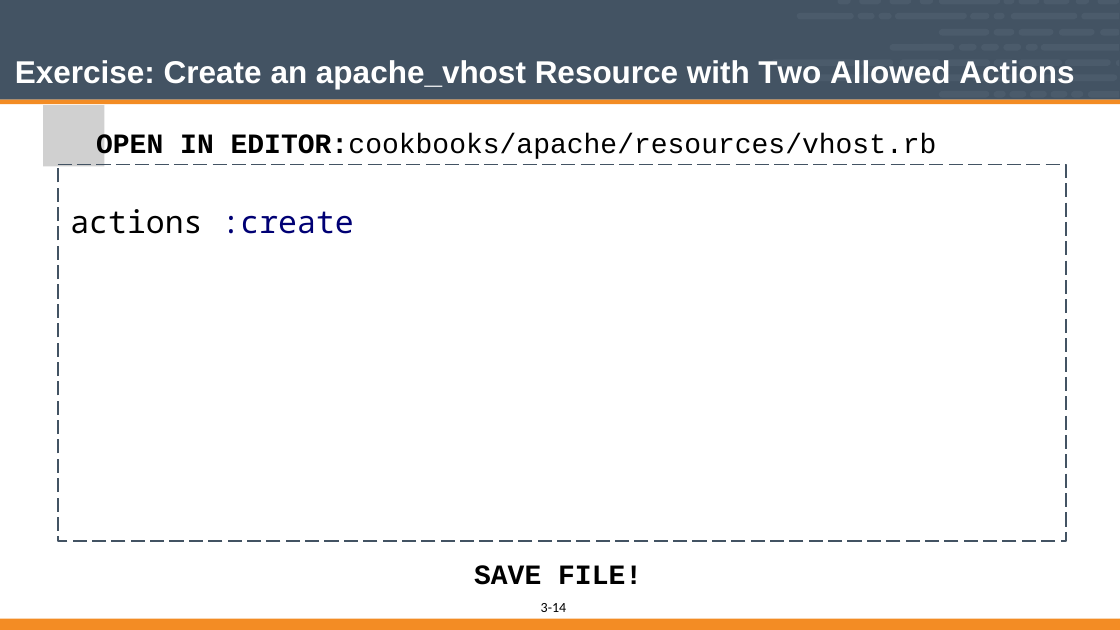
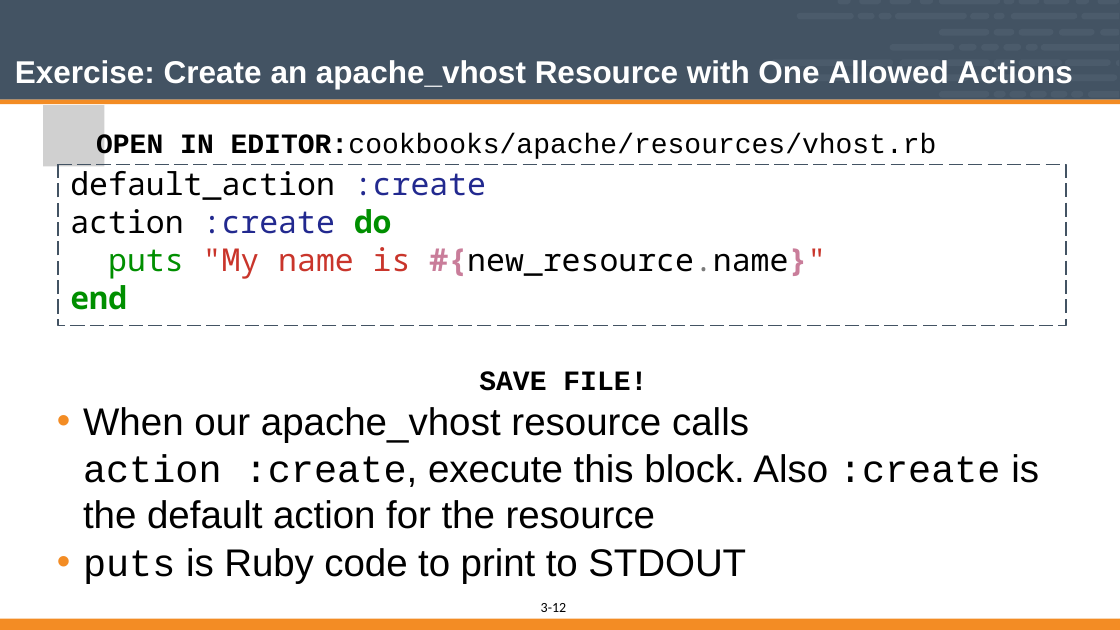
Before and after one commit to vinyar/chef-intermediate, a slide deck: slide 12 of 03-building_custom_resources.pptx (slide 14 before the commit). Drawn at 1120x630 pixels with LibreOffice and Linux fonts; fonts in the diff are those of the drawing; grey boxes stand for pictures. Boxes give left, top, right and bottom in pixels: in the first picture for what was removed or moved away, otherwise in the second. Text is boxed around its words. In the diff, an @@ line names an element or a change of style, - is before the commit and + after.

Commit message:
add support for new resource

```diff
--- a/03-building_custom_resources.pptx
+++ b/03-building_custom_resources.pptx
@@ title at [15, 60, 1072, 89]: text changed @@
-Exercise: Create an apache_vhost Resource with Two Allowed Actions
+Exercise: Create an apache_vhost Resource with One Allowed Actions
@@ freeform shape "default_action :create": place and size @@
-freeform shape "default_action :create" at [58, 164, 1066, 540]
+freeform shape "default_action :create" at [58, 164, 1066, 326]
@@ text in freeform shape at [70, 171, 826, 310]: text changed @@
-actions :create
+default_action :create
+action :create do
+puts "My name is #{new_resource.name}"
+end
@@ text added at [83, 371, 1039, 584], 44 pt, text #000000 @@
+SAVE FILE!
+• When our apache_vhost resource calls
+action :create, execute this block. Also :create is the default action for the resource
+• puts is Ruby code to print to STDOUT
@@ text removed at [474, 565, 642, 585] @@
-SAVE FILE!
@@ page number at [552, 603, 566, 612]: text changed @@
-14
+12
```
Also in this commit, not shown: 18 other slides changed, 6 slides removed, 1 other file.
